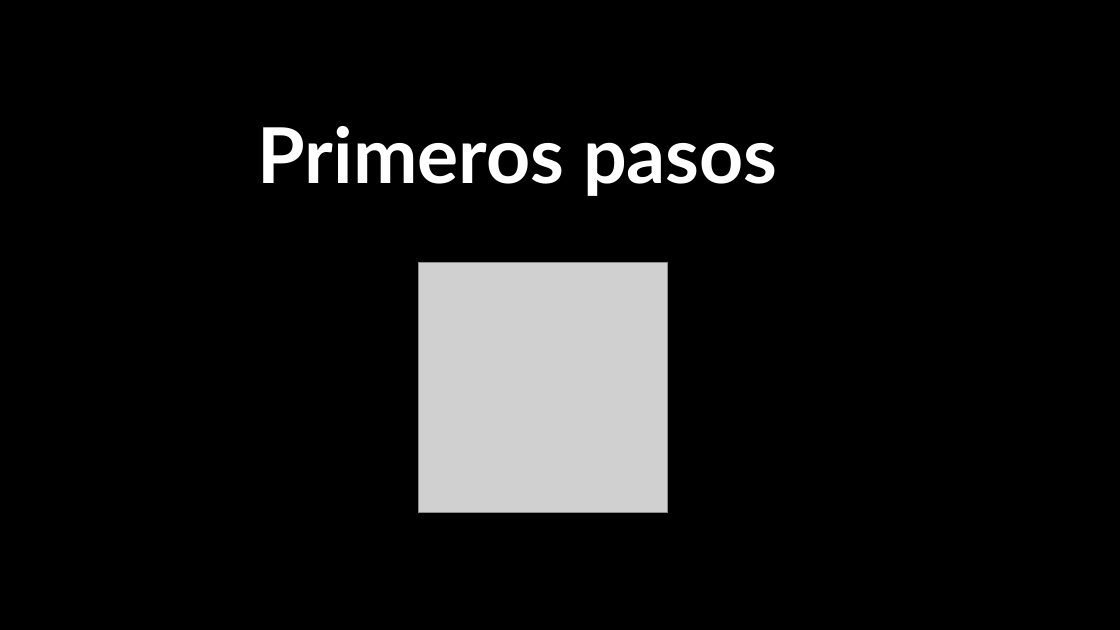
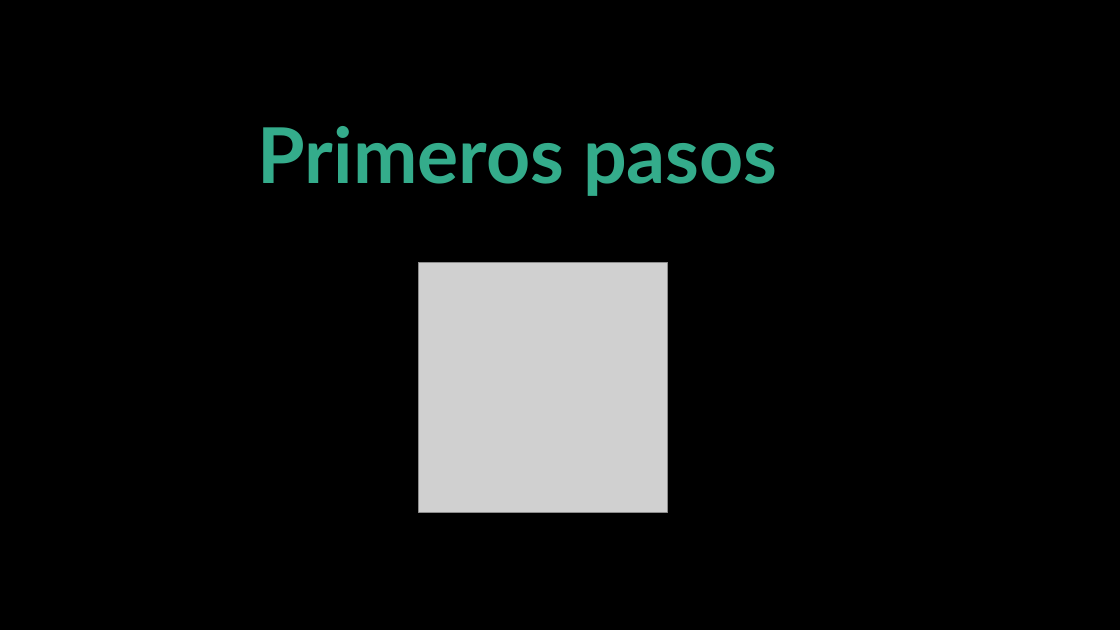
Before and after one commit to Informatica-UNASUR/LaboratorioGit, a slide deck: slide 15 of Git_Laboratorio.pptx. Drawn at 1120x630 pixels with LibreOffice and Linux fonts; fonts in the diff are those of the drawing; grey boxes stand for pictures; background and template pictures are left out. Boxes give left, top, right and bottom in pixels: in the first picture for what was removed or moved away, otherwise in the second. Text is boxed around its words. In the diff, an @@ line names an element or a change of style, - is before the commit and + after.

```diff
--- a/Git_Laboratorio.pptx
+++ b/Git_Laboratorio.pptx
@@ text "Primeros pasos" at box(258, 126, 778, 196): text colour #FFFFFF to #34AC8B @@
```
Also in this commit, not shown: 6 other slides changed, 1 other file.
